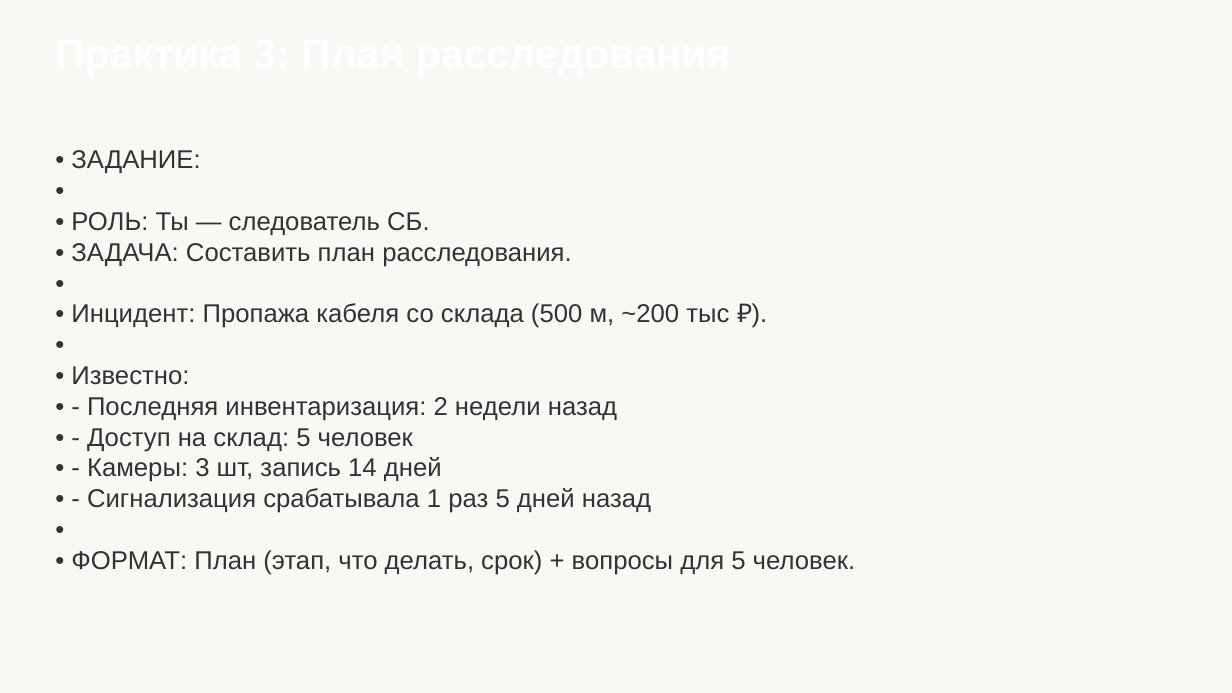
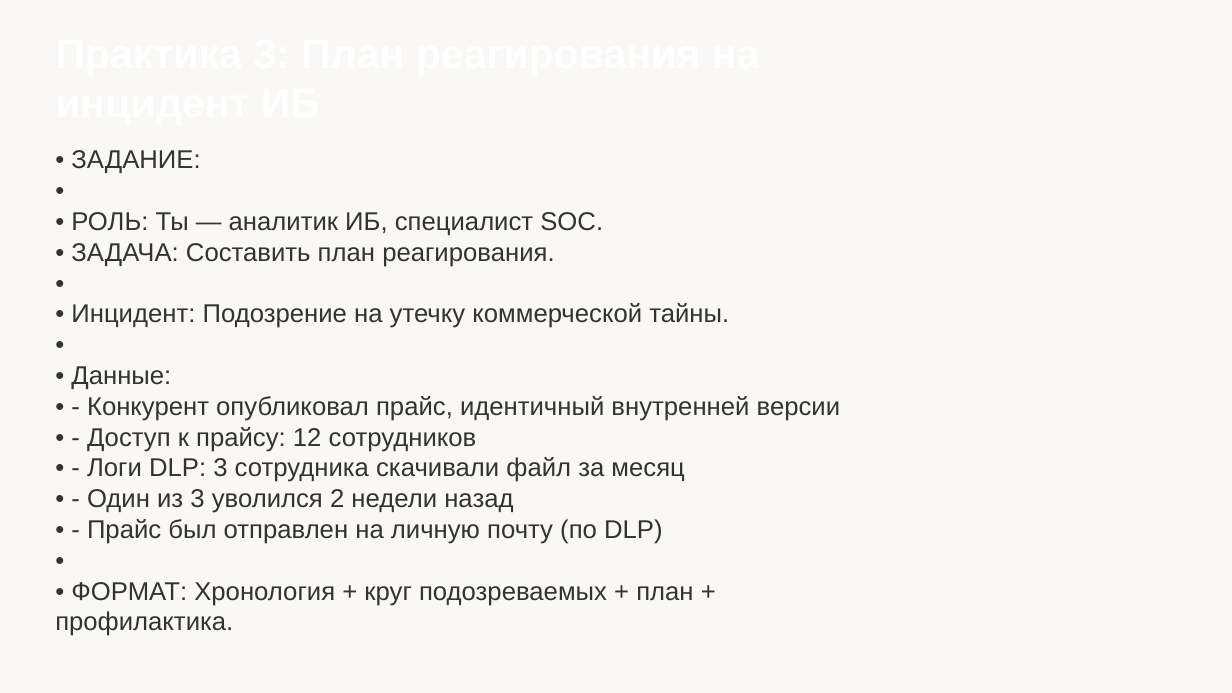
Before and after one commit to kimicito/delo-tech-skill, a slide deck: slide 15 of projects/ai-training-course/03-security/lesson-1-security.pptx. Drawn at 1232x693 pixels with LibreOffice and Linux fonts; fonts in the diff are those of the drawing. Boxes give left, top, right and bottom in pixels: in the first picture for what was removed or moved away, otherwise in the second. Text is boxed around its words. In the diff, an @@ line names an element or a change of style, - is before the commit and + after.

```diff
--- a/projects/ai-training-course/03-security/lesson-1-security.pptx
+++ b/projects/ai-training-course/03-security/lesson-1-security.pptx
@@ text at [55,150,840,636]: text changed @@
-• ЗАДАНИЕ:
-•
-• РОЛЬ: Ты — следователь СБ.
-• ЗАДАЧА: Составить план расследования.
-•
-• Инцидент: Пропажа кабеля со склада (500 м, ~200 тыс ₽).
-•
-• Известно:
-• - Последняя инвентаризация: 2 недели назад
-• - Доступ на склад: 5 человек
-• - Камеры: 3 шт, запись 14 дней
-• - Сигнализация срабатывала 1 раз 5 дней назад
-•
-• ФОРМАТ: План (этап, что делать, срок) + вопросы для 5 человек.
+• ЗАДАНИЕ:
+•
+• РОЛЬ: Ты — аналитик ИБ, специалист SOC.
+• ЗАДАЧА: Составить план реагирования.
+•
+• Инцидент: Подозрение на утечку коммерческой тайны.
+•
+• Данные:
+• - Конкурент опубликовал прайс, идентичный внутренней версии
+• - Доступ к прайсу: 12 сотрудников
+• - Логи DLP: 3 сотрудника скачивали файл за месяц
+• - Один из 3 уволился 2 недели назад
+• - Прайс был отправлен на личную почту (по DLP)
+•
+• ФОРМАТ: Хронология + круг подозреваемых + план + профилактика.
@@ text added at [318,247,554,323], 32 pt, text #FFFFFF, bold @@
+Практика 3: План реагирования на инцидент ИБ
```
Also in this commit, not shown: 9 other slides changed, 2 other files.
